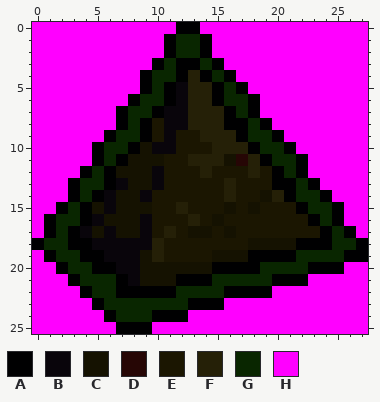
Pixel-art sprite: Client/Cache/packed_sprites/sprites/155.png. Above is the file before it was changed.
The file is 28x26 pixels. Colours within 5 levels of each other are drawn and written as one.
Palette (. is transparent): A #000001  B #09050b  C #151201  D #260605  E #1b1601  F #252007  G #092600  H #ff00ff
After the commit:
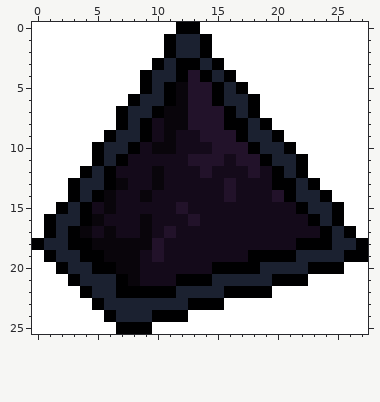
Change:
@@ palette @@
-E #1b1601
+E #140a1a
-F #252007
+F #22122a
-G #092600
+G #1b2130
-H #ff00ff
+H #ffffff
@@ x 0..27 @@
  9 HHHHHHAGGAEBEEFFFAGGAHHHHHHH
-10 HHHHHAGGACBBEEEFFFAGGAHHHHHH
-11 HHHHHAGACCCEEFFFCDFAGGAHHHHH
-12 HHHHAGACCCBEEEFEEEFEAGAHHHHH
-13 HHHAGGABCCBEEEEEFEEEAAGAHHHH
-14 HHHAGABCCBEEEEEEFEECFAGGAHHH
-15 HHAGACBCCCEEFEEECECEEEAGGAHH
-16 HAGGABCCCBEEEFECEEEEEEEAGAHH
-17 HAGABCBCCBEFECCECEEEEEEEAGAH
-18 AGGAABBBBBFEEEEEEECCCCAAAGGA
-19 HAGGAABBBCFEEEECCCAAAAGGGGAA
-20 HHAGGAABBCCCCCCAAAAGGGGAAAHH
-21 HHHAGGGABCCCAAAGGGGGAAAHHHHH
+10 HHHHHAGGAEBBEEEFFFAGGAHHHHHH
+11 HHHHHAGAEEEEEFFFEFFAGGAHHHHH
+12 HHHHAGAEEEBEEEFEEEFEAGAHHHHH
+13 HHHAGGABEEBEEEEEFEEEAAGAHHHH
+14 HHHAGABEEBEEEEEEFEEEFAGGAHHH
+15 HHAGAEBEEEEEFEEEEEEEEEAGGAHH
+16 HAGGABEEEBEEEFEEEEEEEEEAGAHH
+17 HAGABEBEEBEFEEEEEEEEEEEEAGAH
+18 AGGAABBBBBFEEEEEEEEEEEAAAGGA
+19 HAGGAABBBEFEEEEEEEAAAAGGGGAA
+20 HHAGGAABBEEEEEEAAAAGGGGAAAHH
+21 HHHAGGGABEEEAAAGGGGGAAAHHHHH
 22 HHHHAGGAAAAAGGGGAAAAHHHHHHHH
